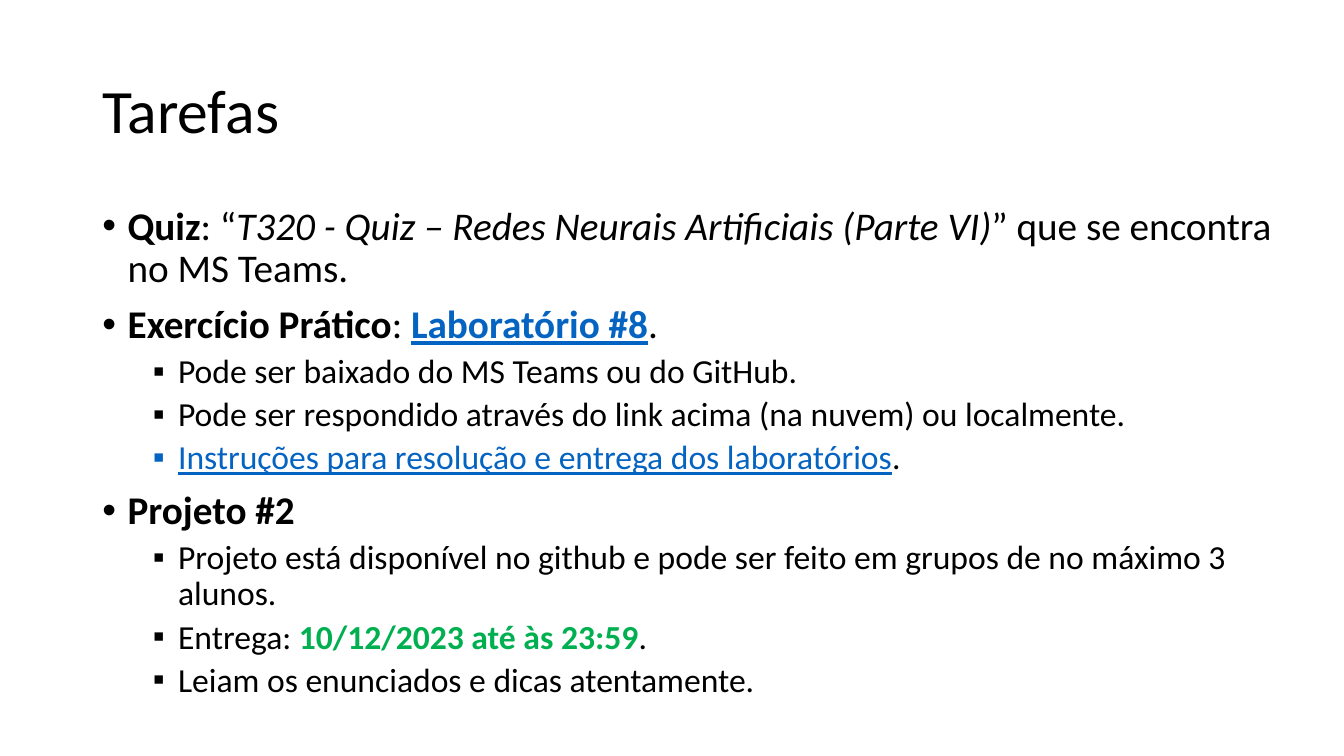
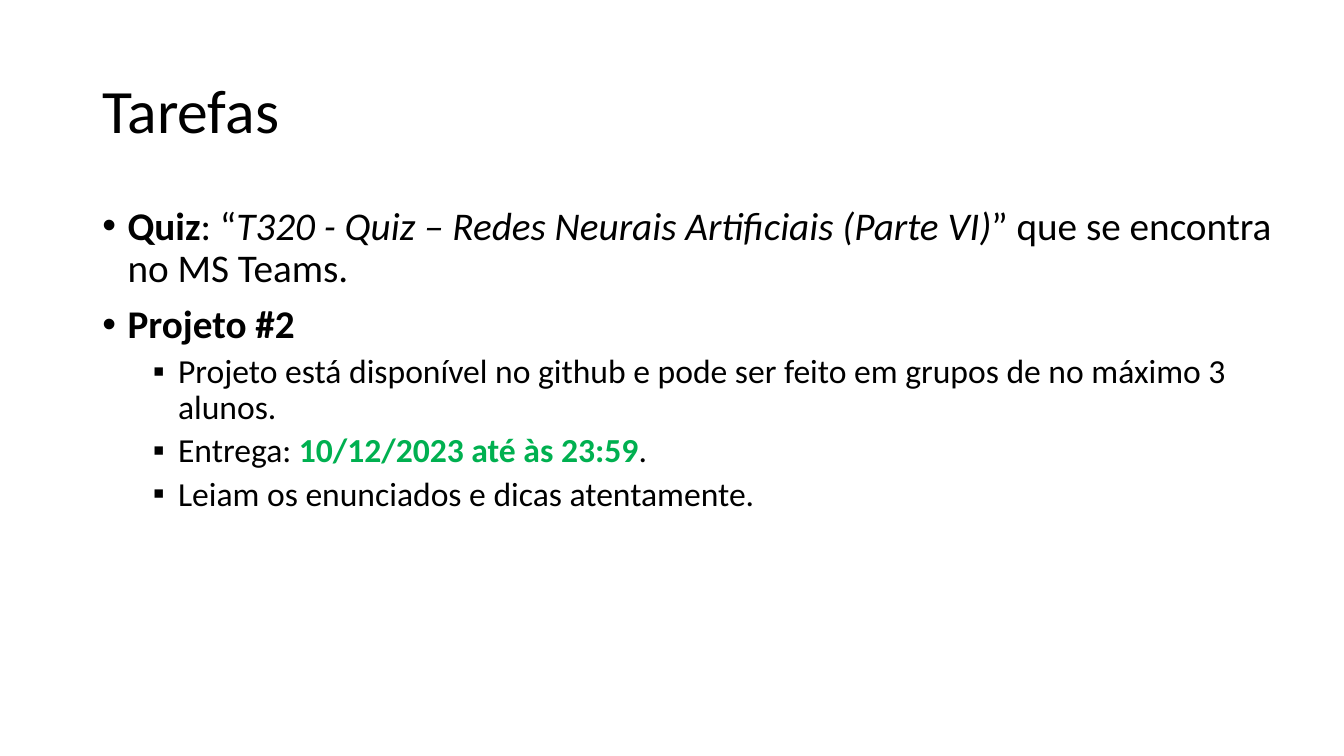
Before and after one commit to zz4fap/t320_aprendizado_de_maquina, a slide deck: slide 35 of slides/T320_Redes_Neurais_Artificiais (Parte III).pptx (slide 36 before the commit). Drawn at 1344x756 pixels with LibreOffice and Linux fonts; fonts in the diff are those of the drawing. Boxes give left, top, right and bottom in pixels: in the first picture for what was removed or moved away, otherwise in the second. Text is boxed around its words. In the diff, an @@ line names an element or a change of style, - is before the commit and + after.

Commit message:
update of slides

```diff
--- a/slides/T320_Redes_Neurais_Artificiais (Parte III).pptx
+++ b/slides/T320_Redes_Neurais_Artificiais (Parte III).pptx
@@ text at [128, 310, 1125, 475]: paragraphs removed @@
-• Exercício Prático: Laboratório #8.
-  ▪ Pode ser baixado do MS Teams ou do GitHub.
-  ▪ Pode ser respondido através do link acima (na nuvem) ou localmente.
-  ▪ Instruções para resolução e entrega dos laboratórios.
```
Also in this commit, not shown: 2 other slides changed, 1 slide removed, 1 other file.
